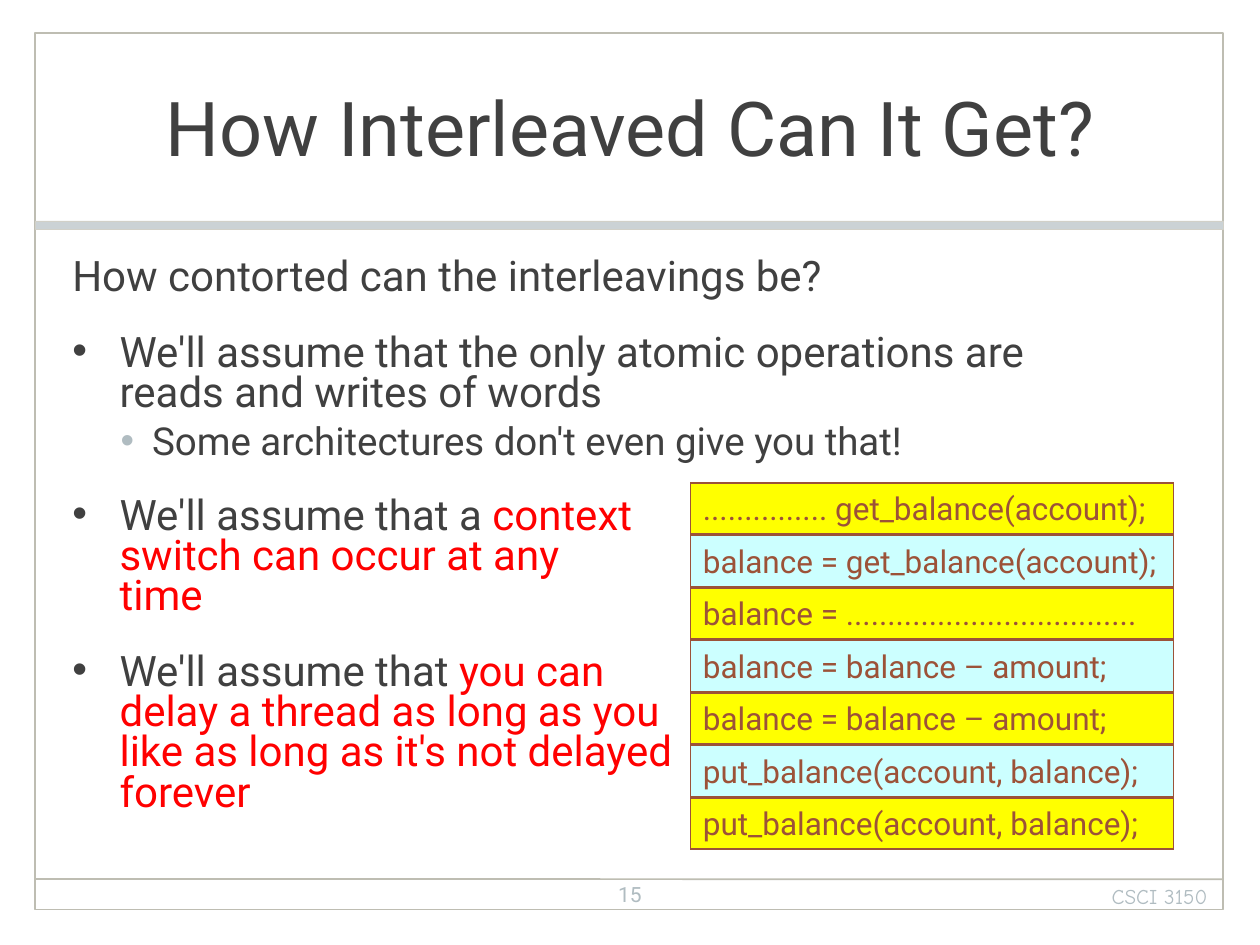
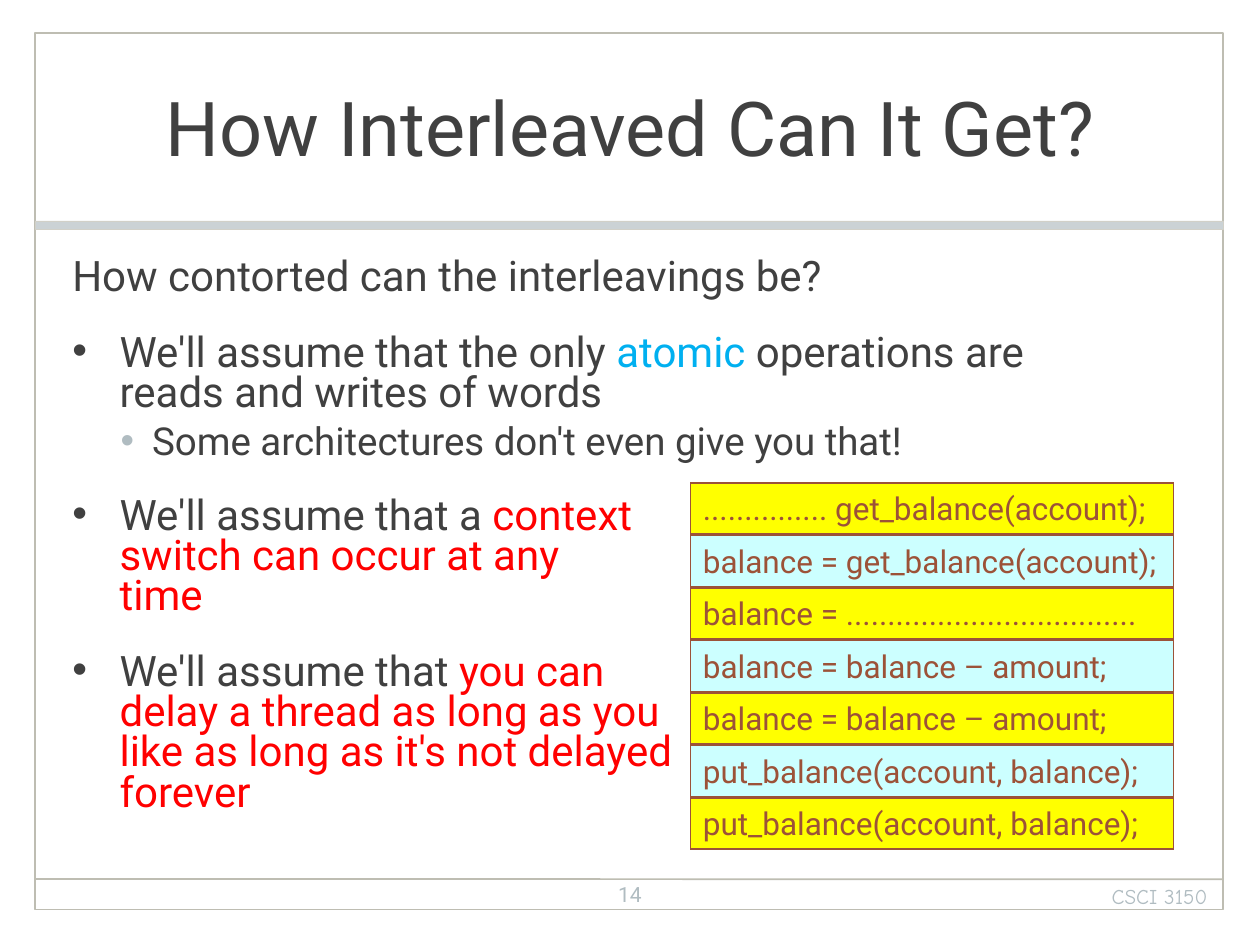
Before and after one commit to henryhxu/CSCI3150, a slide deck: slide 14 of lecture/lec5_sync.pptx (slide 15 before the commit). Drawn at 1260x945 pixels with LibreOffice and Linux fonts; fonts in the diff are those of the drawing; background and template pictures are left out. Boxes give left, top, right and bottom in pixels: in the first picture for what was removed or moved away, otherwise in the second. Text is boxed around its words. In the diff, an @@ line names an element or a change of style, - is before the commit and + after.

```diff
--- a/lecture/lec5_sync.pptx
+++ b/lecture/lec5_sync.pptx
@@ text at (x1=120, y1=335, x2=1024, y2=408): text colour #404040 to #00B0F0 in "atomic" @@
@@ page number at (x1=618, y1=887, x2=642, y2=902): text changed @@
-15
+14
```
Also in this commit, not shown: 3 other slides changed, 1 slide removed, 1 other file.
